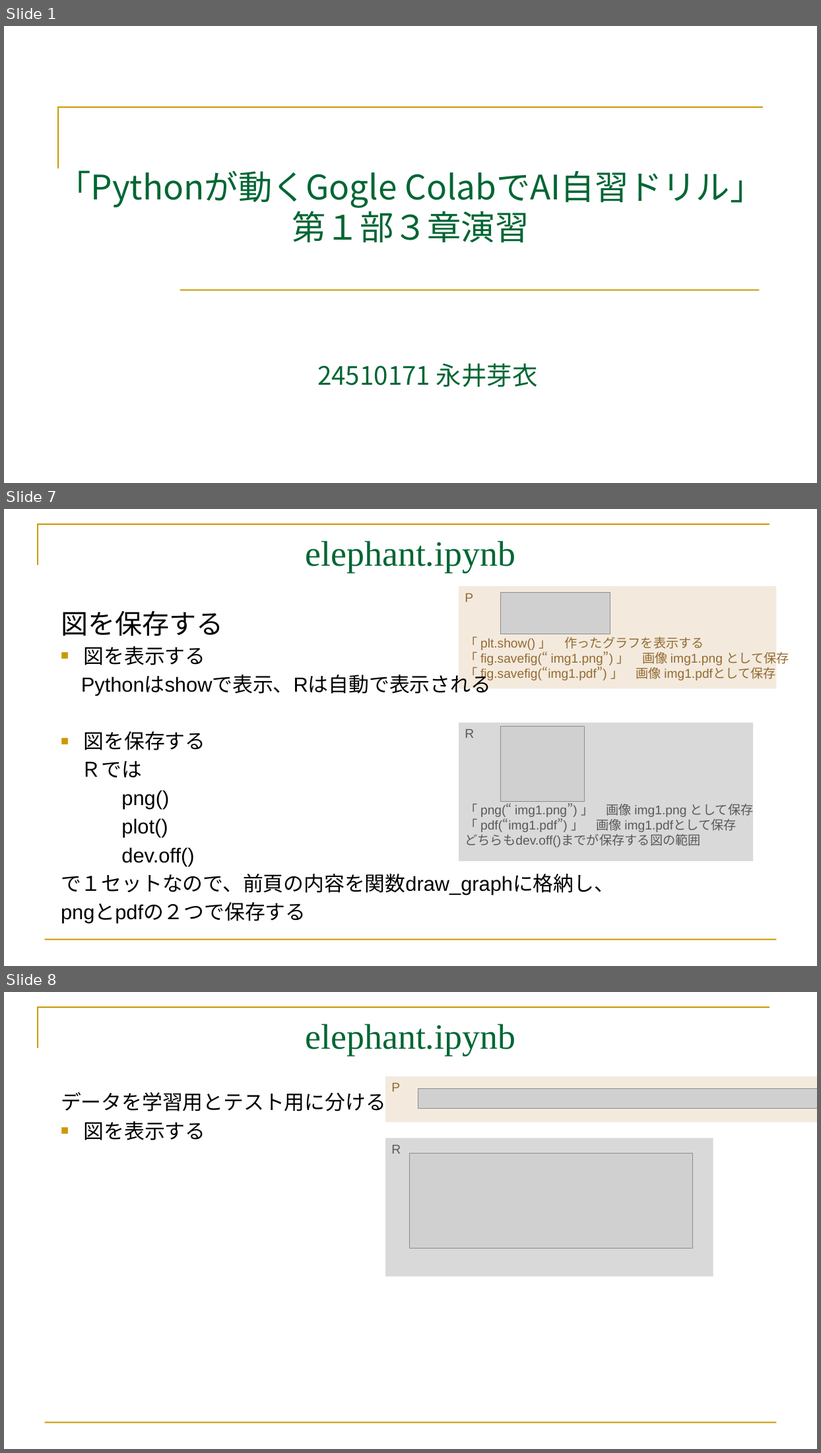
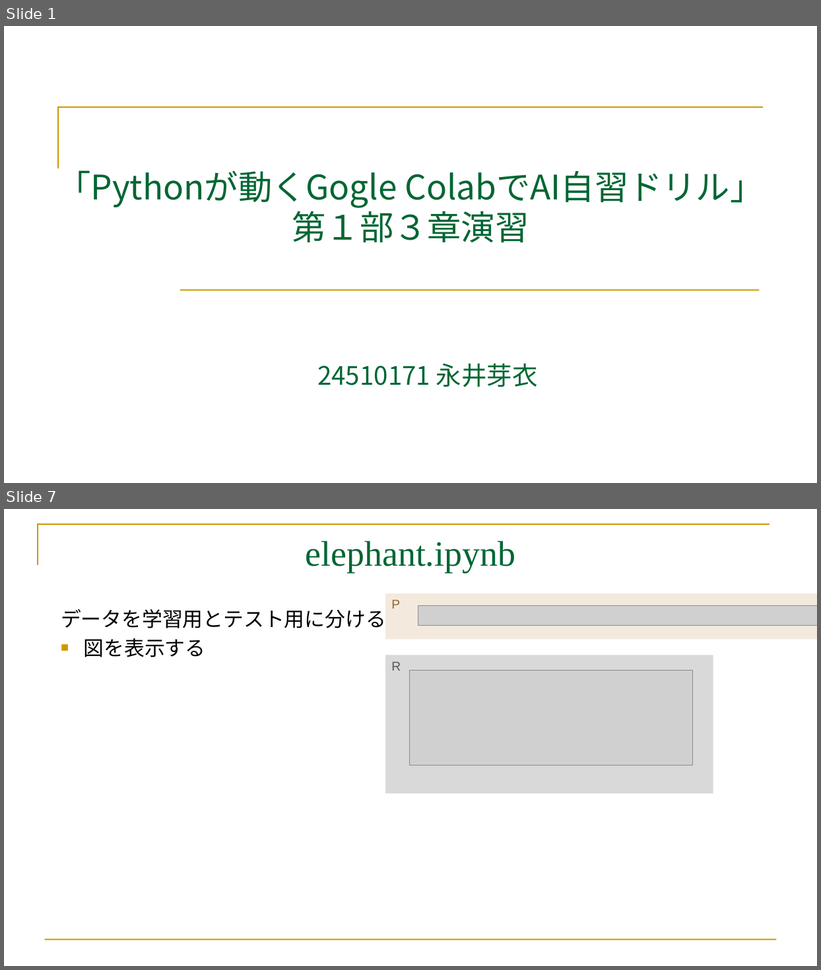
Before and after one commit to mei-517/GoogleColab, a slide deck: GoogleColab.part3.pptx. Shown one above the other, each under a label of ours: slides 1, 7 and 8 before the commit, slides 1 and 7 after it; the slides between them are not shown. The pictures are 821x1453 and 821x970 pixels, drawn with LibreOffice and Linux fonts; fonts in the diff are those of the drawing; grey boxes stand for pictures. Boxes give left, top, right and bottom in pixels: in the first picture for what was removed or moved away, otherwise in the second. Text is boxed around its words. In the diff, an @@ line names an element or a change of style, - is before the commit and + after.

```diff
--- a/GoogleColab.part3.pptx
+++ b/GoogleColab.part3.pptx
@@ slide 7 removed at (4, 509, 817, 966), background #FFFFFF; not listed: 2 template elements that a slide beside it also shows @@
@@ title removed at (306, 541, 516, 573) @@
-elephant.ipynb
@@ rectangle removed at (459, 586, 777, 689) @@
-P
-「 plt.show() 」 作ったグラフを表示する
-「 fig.savefig(“ img1.png”) 」 画像 img1.png として保存
-「 fig.savefig(“img1.pdf”) 」 画像 img1.pdfとして保存
@@ picture removed at (501, 593, 611, 634) @@
@@ text removed at (61, 611, 614, 923) @@
-図を保存する
-■ 図を表示する
-Pythonはshowで表示、Rは自動で表示される
-■ 図を保存する
-Ｒでは
-png()
-plot()
-dev.off()
-で１セットなので、前頁の内容を関数draw_graphに格納し、
-pngとpdfの２つで保存する
@@ rectangle removed at (459, 723, 753, 861) @@
-R
-「 png(“ img1.png”) 」 画像 img1.png として保存
-「 pdf(“img1.pdf”) 」 画像 img1.pdfとして保存
-どちらもdev.off()までが保存する図の範囲
@@ picture removed at (501, 727, 585, 802) @@
@@ what was slide 8 is now slide 7 @@
```
Also in this commit, not shown: 2 slides changed, 5 slides added, 3 other slides removed, 7 other files.
